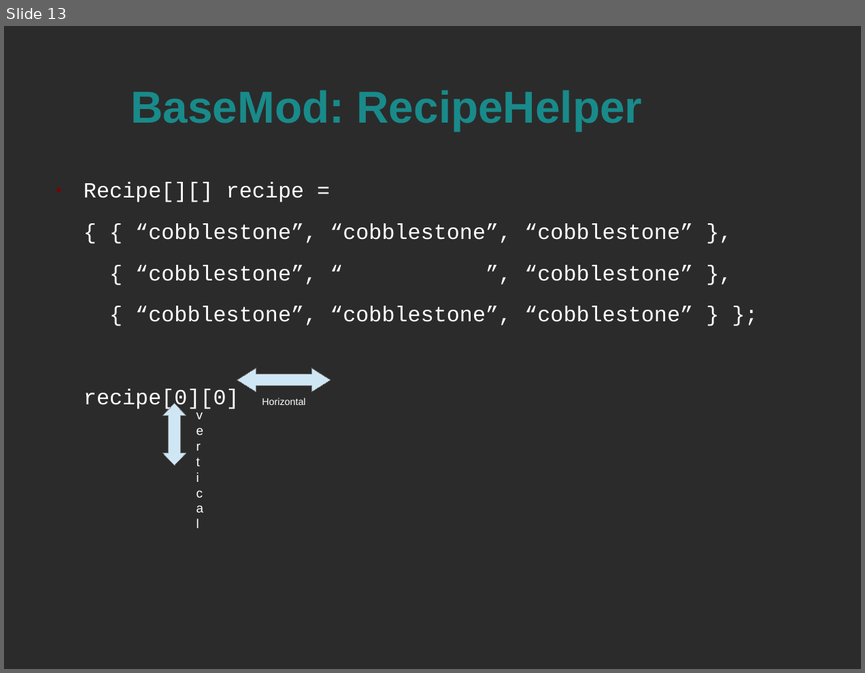
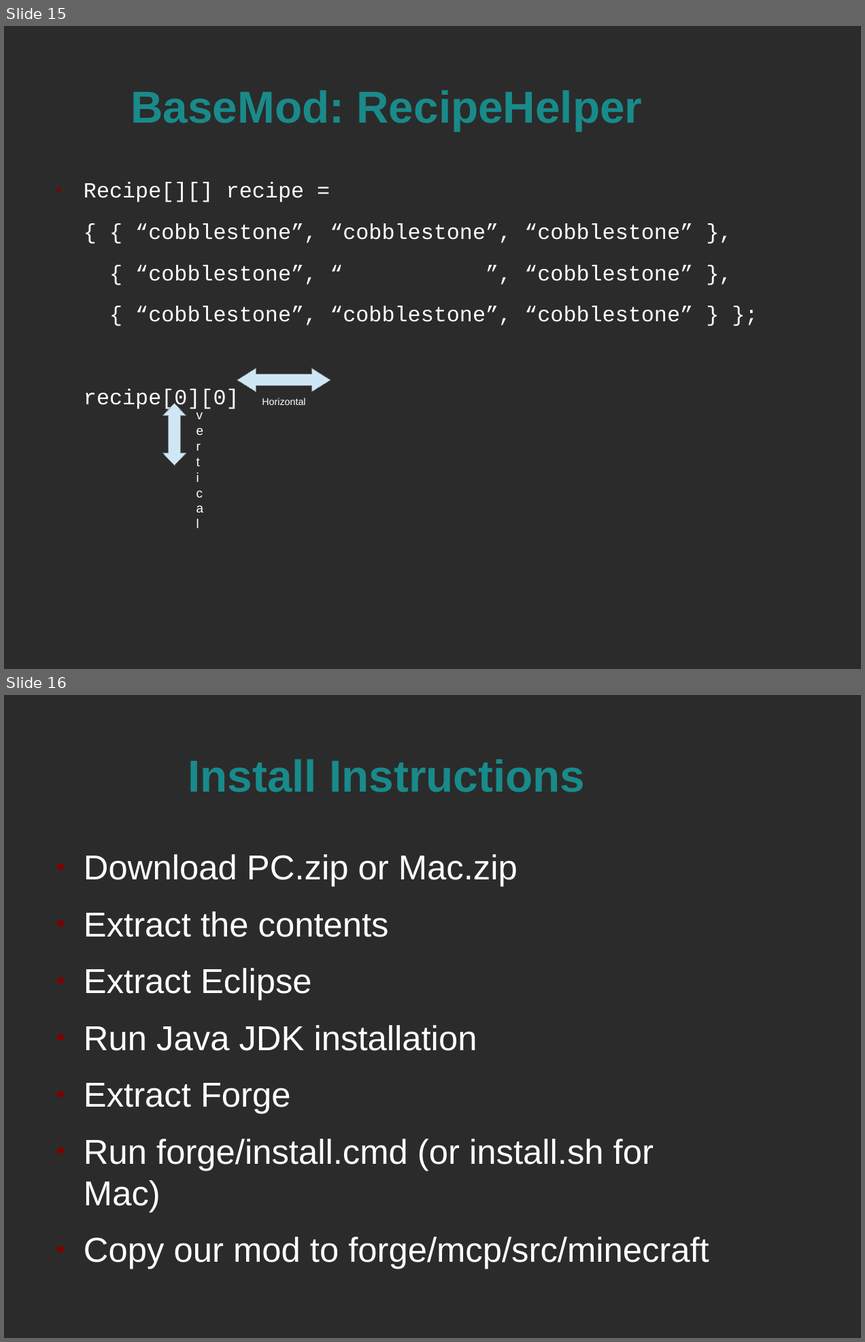
Before and after one commit to FredXCoders/HelloDojo, a slide deck: lessons/Java and Eclipse Basics.odp. Shown one above the other, each under a label of ours: slide 13 before the commit, slides 15 and 16 after it. The pictures are 865x673 and 865x1342 pixels, drawn with LibreOffice and Linux fonts; fonts in the diff are those of the drawing; background and template pictures are left out; a plain dark background stands for a picture behind light text. Boxes give left, top, right and bottom in pixels: in the first picture for what was removed or moved away, otherwise in the second. Text is boxed around its words. In the diff, an @@ line names an element or a change of style, - is before the commit and + after.

Commit message:
updated ppts

```diff
--- a/lessons/Java and Eclipse Basics.odp
+++ b/lessons/Java and Eclipse Basics.odp
@@ slide 16 added at (4,695,861,1338), background picture (left out) @@
@@ title added at (188,759,585,792), 41.4 pt, text #198A8A, bold @@
+Install Instructions
@@ text added at (84,854,708,1269), 32 pt, text #FFFFFF @@
+● Download PC.zip or Mac.zip
+● Extract the contents
+● Extract Eclipse
+● Run Java JDK installation
+● Extract Forge
+● Run forge/install.cmd (or install.sh for Mac)
+● Copy our mod to forge/mcp/src/minecraft
@@ what was slide 13 is now slide 15 @@
```
Also in this commit, not shown: 4 slides changed, 3 other slides added, 1 slide removed.
